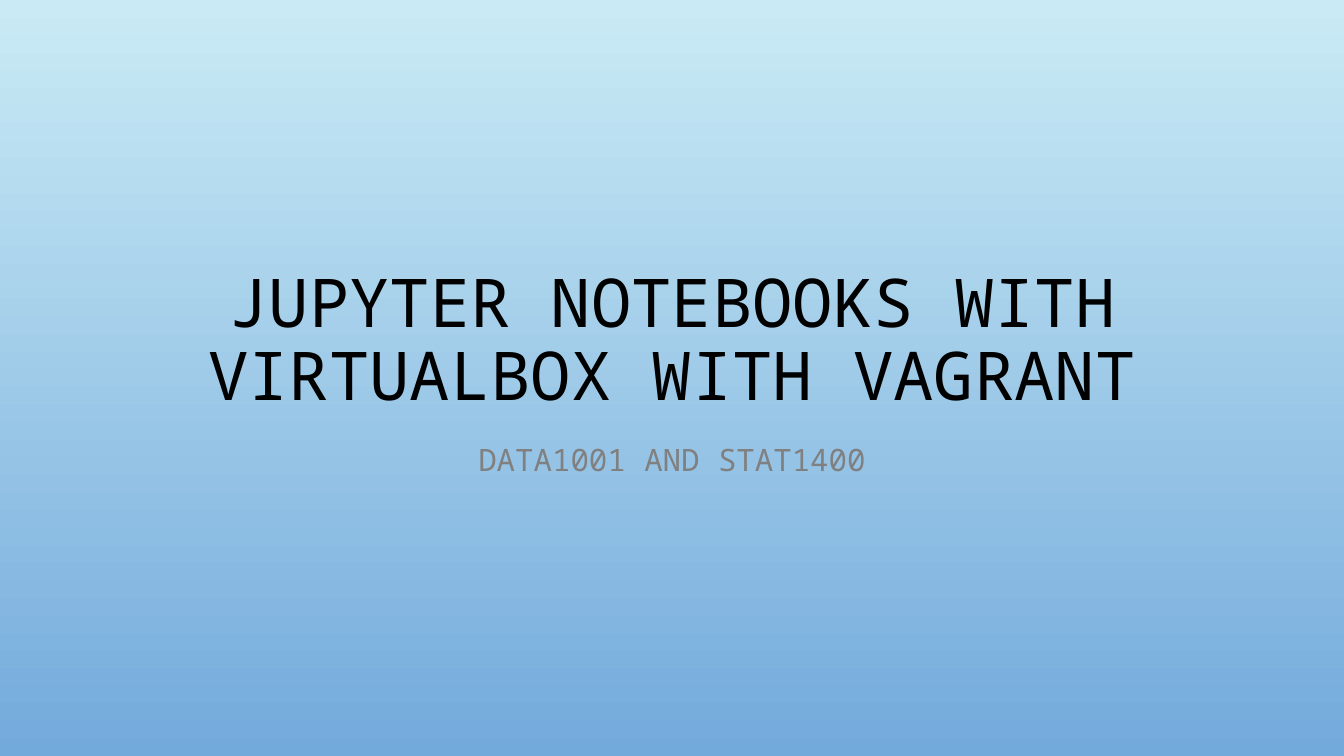
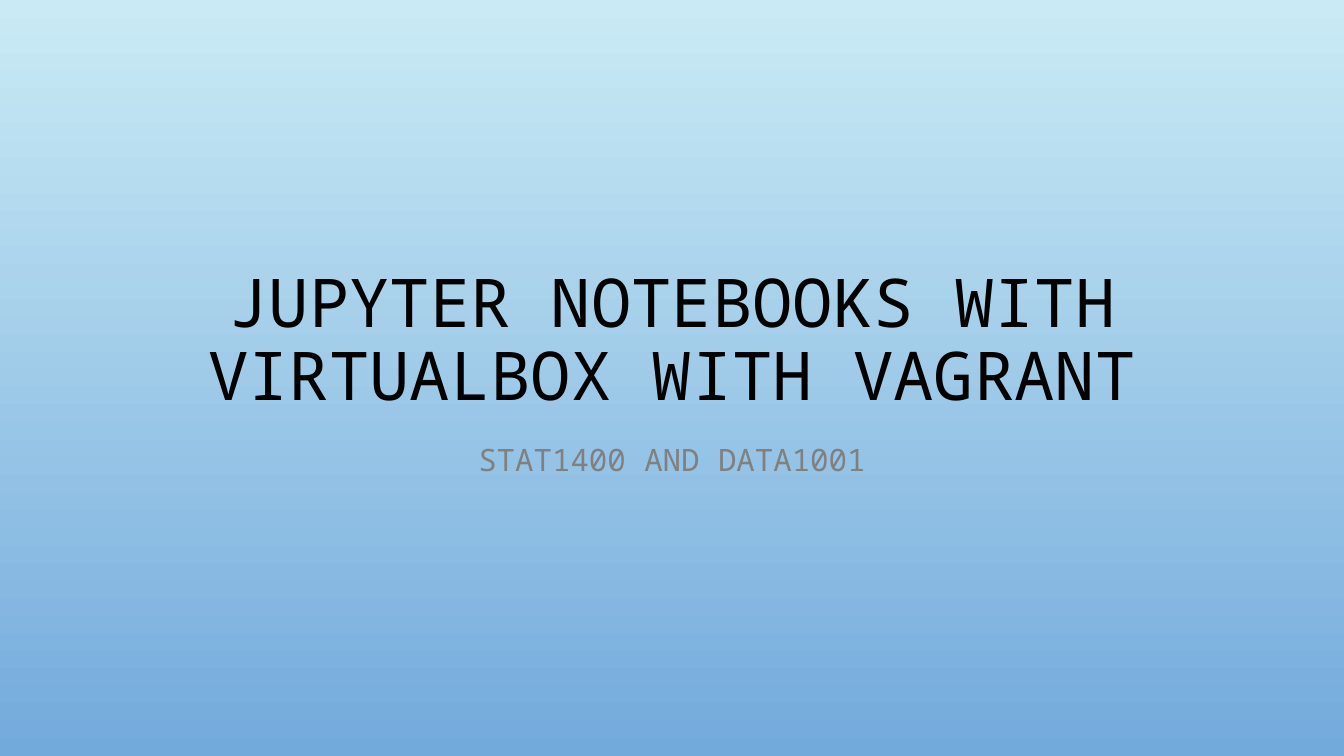
Before and after one commit to adrianopolpo/stat1400, a slide deck: slide 1 of VM_instructions.pptx. Drawn at 1344x756 pixels with LibreOffice and Linux fonts; fonts in the diff are those of the drawing; background and template pictures are left out. Boxes give left, top, right and bottom in pixels: in the first picture for what was removed or moved away, otherwise in the second. Text is boxed around its words. In the diff, an @@ line names an element or a change of style, - is before the commit and + after.

```diff
--- a/VM_instructions.pptx
+++ b/VM_instructions.pptx
@@ subtitle at bbox=[478, 449, 866, 471]: text changed @@
-DATA1001 AND STAT1400
+STAT1400 AND DATA1001
```
Also in this commit, not shown: 12 other slides changed, 4 slides added.
